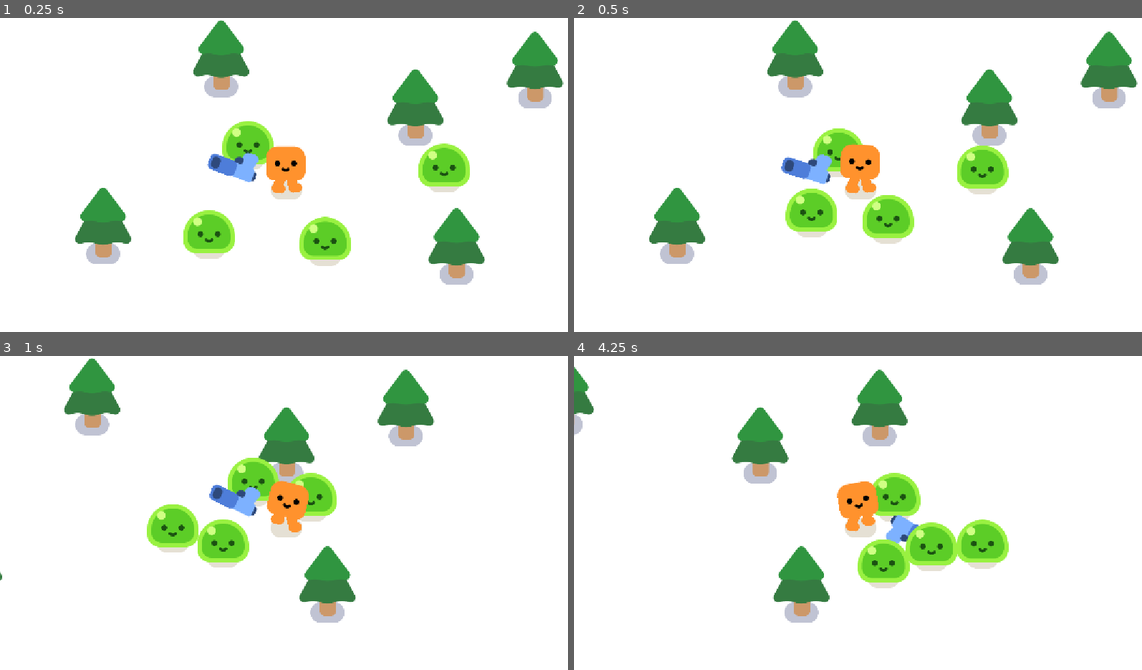
Above: before the commit, frames 1-4 (two rows, left to right).
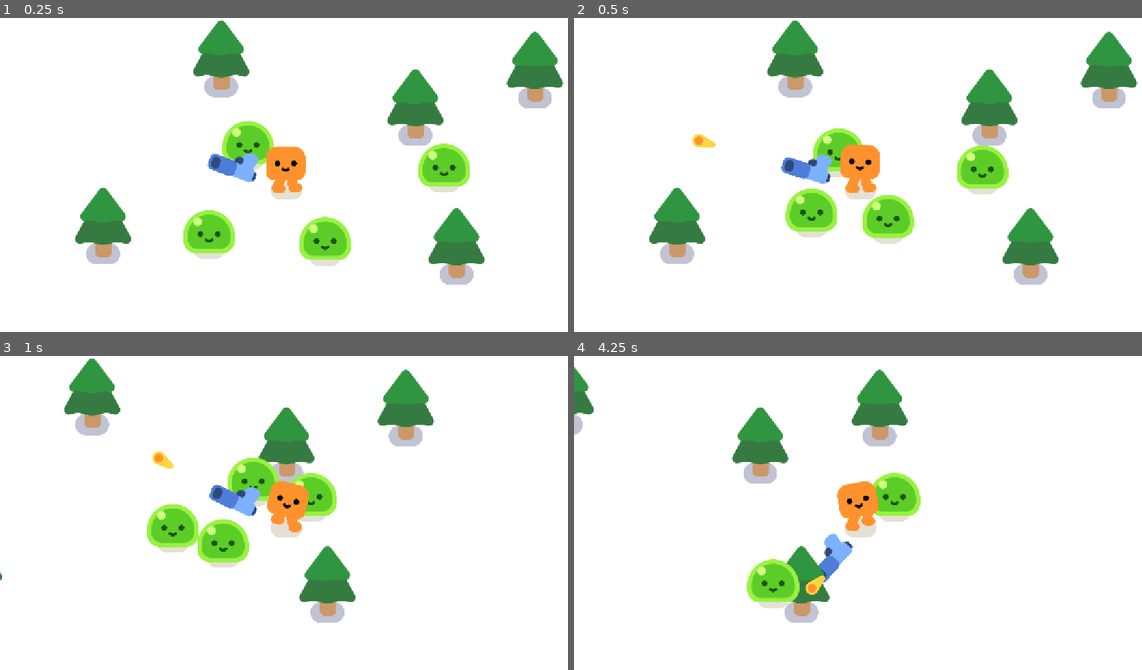
Above: after the commit, the same moments.

Repository: RaphelReji/last-stand
Game: Godot game, scene res://game.tscn
Same seed, same stepped clock (60 frames per second), same inputs: the game is played once before the commit and once after it.
Inputs (mouse positions are in pixels of both pictures, inside the frame that each line leads up to):
- Up to frame 1 (0.25 s): no input
- Up to frame 2 (0.5 s): no input
- Up to frame 3 (1 s): tap Enter at 0.5 s; move the mouse to (414, 509) at 0.52 s; hold D (move_right) from 0.53 s (still down); tap Alt at 0.6 s; click (414, 509) at 0.67 s
- Up to frame 4 (4.25 s): move the mouse to (744, 544) at 1.27 s; release D (move_right) at 1.28 s; hold S (move_down) 1.28-2.03 s; tap Shift at 1.35, 2.85 s; move the mouse to (920, 453) at 2.02 s; hold D (move_right) 2.03-2.78 s; tap Alt at 2.1, 3.6 s; move the mouse to (829, 597) at 2.77 s; hold W (move_up) 2.78-3.53 s; click (829, 597) at 2.92 s; move the mouse to (1034, 578) at 3.52 s; hold A (move_left) from 3.53 s (still down)

Frame 1 is identical in both runs. In frame 2, 0.1% of the frame differs, in the area x 20-25%, y 36-42%; in frame 3, 0.1%; in frame 4, 5.5%, in the area x 30-77%, y 50-81%.

Commit message:
added shooting physics and updates to gun

Diff:
--- a/bullet.gd
+++ b/bullet.gd
@@ -15,4 +15,6 @@
 
 
 func _on_body_entered(body: Node2D) -> void:
-	pass # Replace with function body.
+	queue_free()
+	if body.has_method("take_damage"):
+		body.take_damage()
--- a/bullet.tscn
+++ b/bullet.tscn
@@ -7,6 +7,7 @@
 radius = 17.0
 
 [node name="Bullet" type="Area2D" unique_id=858556510]
+top_level = true
 rotation = 0.6002778
 collision_layer = 0
 collision_mask = 3
@@ -19,3 +20,5 @@
 [node name="CollisionShape2D" type="CollisionShape2D" parent="." unique_id=938497401]
 position = Vector2(12, -1)
 shape = SubResource("CircleShape2D_1pfk3")
+
+[connection signal="body_entered" from="." to="." method="_on_body_entered"]
--- a/gun.gd
+++ b/gun.gd
@@ -5,3 +5,14 @@
 	if enemies_in_range.size() > 0:
 		var target_enemy = enemies_in_range.front()
 		look_at(target_enemy.global_position)
+
+func shoot():
+	const BULLET = preload("res://bullet.tscn")
+	var new_bullet = BULLET.instantiate()
+	new_bullet.global_position = %ShootingPoint.global_position
+	new_bullet.global_rotation = %ShootingPoint.global_rotation
+	%ShootingPoint.add_child(new_bullet)
+
+
+func _on_timer_timeout() -> void:
+	shoot()
--- a/gun.tscn
+++ b/gun.tscn
@@ -30,5 +30,12 @@
 texture = ExtResource("1_vk1bi")
 
 [node name="ShootingPoint" type="Marker2D" parent="WeaponPivot/Pistol" unique_id=1443513939]
+unique_name_in_owner = true
 position = Vector2(25.91679, -11.443522)
 rotation = 0.0022835836
+
+[node name="Timer" type="Timer" parent="." unique_id=496272609]
+wait_time = 0.3
+autostart = true
+
+[connection signal="timeout" from="Timer" to="." method="_on_timer_timeout"]
--- a/mob.gd
+++ b/mob.gd
@@ -1,5 +1,6 @@
 extends CharacterBody2D
 
+var health = 3
 
 @onready var player = get_node("/root/Game/Player")
 
@@ -8,3 +9,9 @@
 	var direction = global_position.direction_to(player.global_position)
 	velocity = direction * 300.0
 	move_and_slide()
+
+func take_damage():
+	health -= 1
+
+	if health == 0:
+		queue_free()
